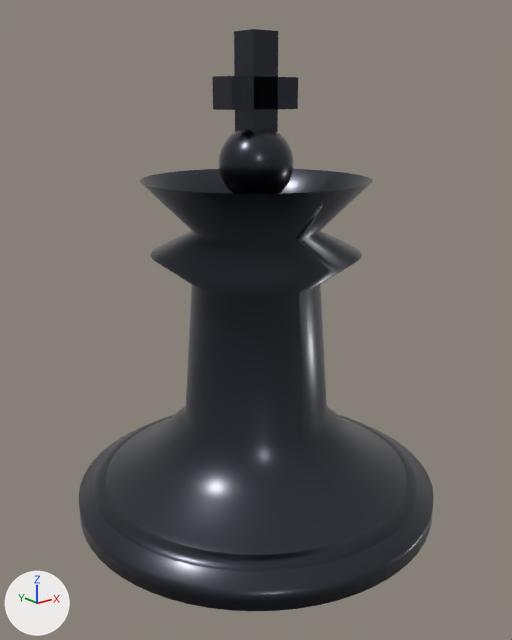
The glTF model client/public/models/bk.glb as it was, and as the next commit left it.
One viewpoint serves both versions: a 50 mm camera at (-1.213, -1.515, 1.168) aimed at (-0.019, -0.023, 0.571). Lighting does not change. The marker at lower left points along +X, +Y and +Z. The first picture is the older version. Where no turn or scale is listed for an object, it has been applied to the vertices.
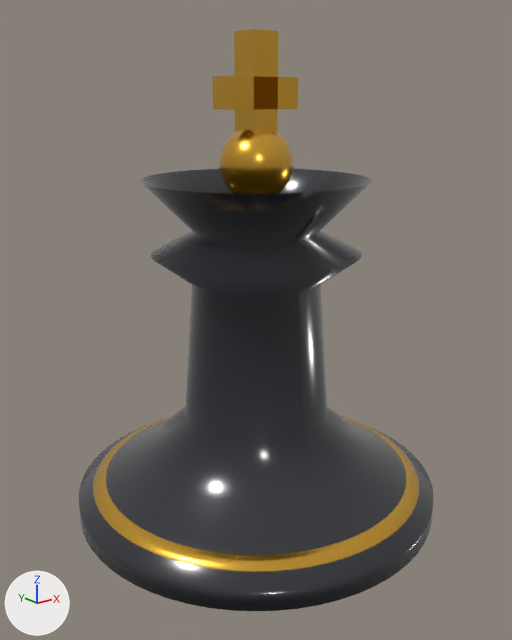
What differs and where, as boxes (x1, y1, x2, y2) in the pictures (512 x 640 px):
'Mesh_1', recoloured, surface changed: (79, 169, 434, 598) in both
'Mesh_0', recoloured, surface changed: (93, 415, 419, 572) in both
'Mesh_2', recoloured, surface changed (dark blue to orange): (219, 129, 293, 194) in both
'Mesh_3', recoloured, surface changed (dark blue to orange): (234, 29, 278, 133) in both
'Mesh_4', recoloured, surface changed (dark blue to orange): (212, 76, 298, 110) in both

The edits, one by one:
Material 'Material_0' (mat_material_0) changes colour from dark blue #252834 to orange #e7b23c; in linear values from (0.0185, 0.0212, 0.0343) to (0.799, 0.445, 0.0452).
In material 'Material_0' (mat_material_0), coat_roughness goes from 0.25 to 0.0.
In material 'Material_0' (mat_material_0), emission_color is now set to (0.0232, 0.0116, 0.0), black #2a1c00.
In material 'Material_0' (mat_material_0), emission_strength is now set to 1.0.
In material 'Material_1' (mat_material_1), metallic goes from 0.65 to 0.0.
Material 'Material_1' (mat_material_1) changes colour from dark blue #252834 to black #1b1d26; in linear values from (0.0185, 0.0212, 0.0343) to (0.011, 0.0123, 0.0194).
In material 'Material_1' (mat_material_1), roughness goes from 0.32 to 0.18.
In material 'Material_1' (mat_material_1), coat_weight goes from 0.6 to 0.85.
In material 'Material_1' (mat_material_1), coat_roughness goes from 0.25 to 0.18.
